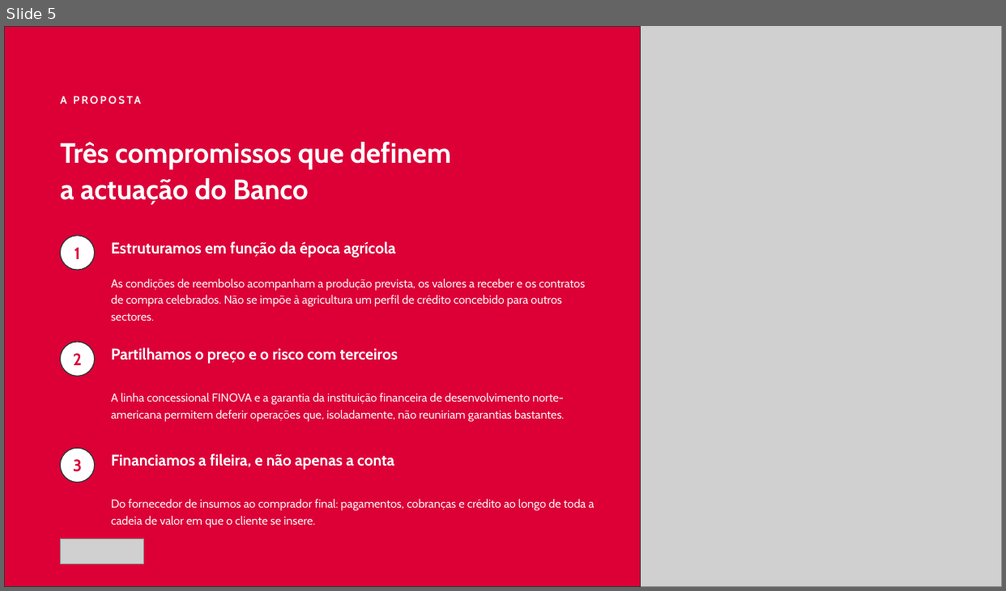
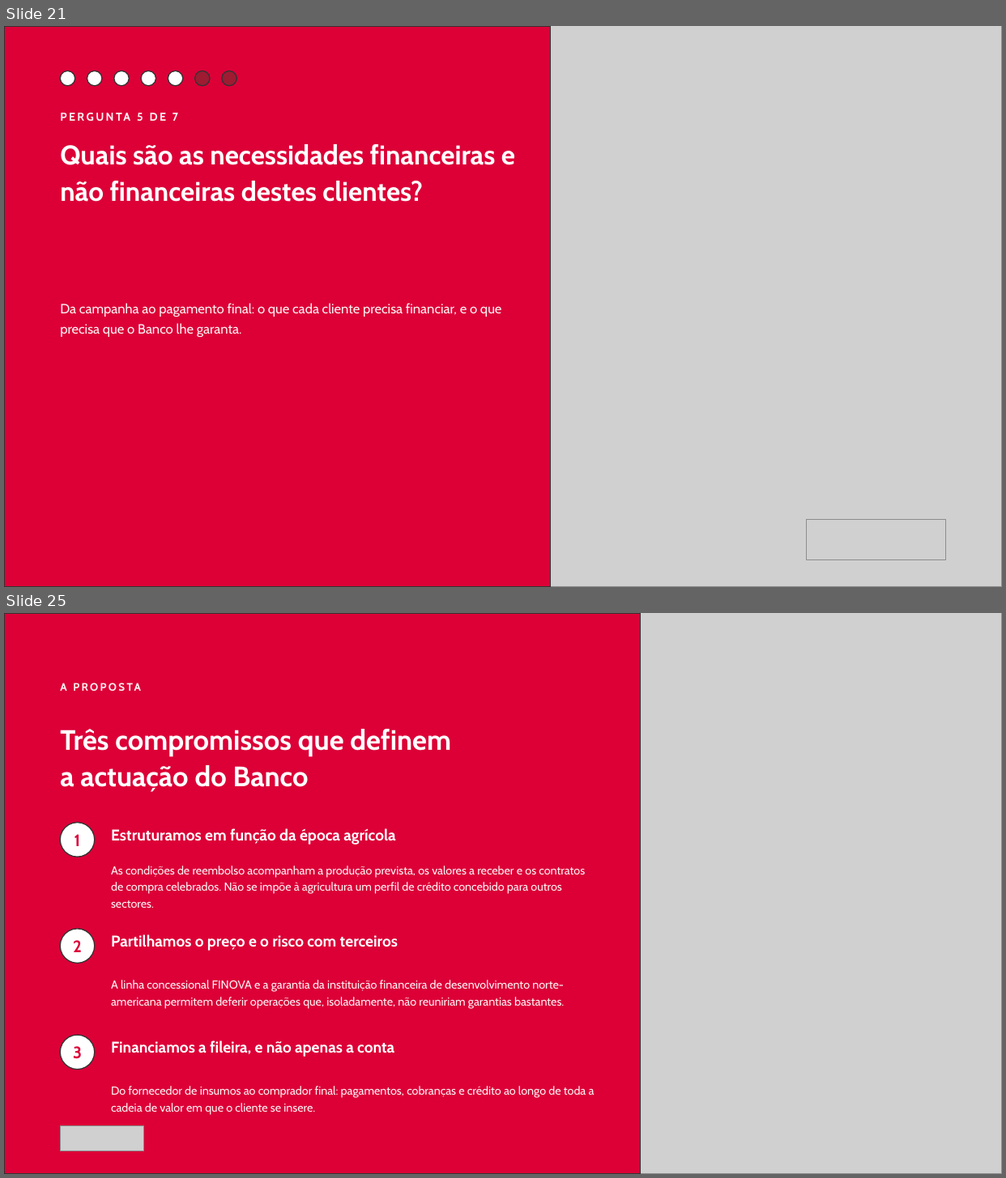
Before and after one commit to timoteomirolejr-hue/momo, a slide deck: cvp-agronegocios/CVP_Agronegocios_Absa_Mocambique_2026.pptx. Shown one above the other, each under a label of ours: slide 5 before the commit, slides 21 and 25 after it; the slides between them are not shown. The pictures are 1006x591 and 1006x1178 pixels, drawn with LibreOffice and Linux fonts; fonts in the diff are those of the drawing; grey boxes stand for pictures. Boxes give left, top, right and bottom in pixels: in the first picture for what was removed or moved away, otherwise in the second. Text is boxed around its words. In the diff, an @@ line names an element or a change of style, - is before the commit and + after.

```diff
--- a/cvp-agronegocios/CVP_Agronegocios_Absa_Mocambique_2026.pptx
+++ b/cvp-agronegocios/CVP_Agronegocios_Absa_Mocambique_2026.pptx
@@ slide 21 added at (4, 26, 1002, 587), background #DC0037 @@
@@ rectangle added at (4, 26, 551, 587), fill #DC0037, outline #333333 1 pt @@
@@ picture added at (498, 26, 1002, 587) @@
@@ ellipse added at (60, 71, 75, 86), fill #FFFFFF, outline #333333 1 pt @@
@@ ellipse added at (87, 71, 102, 86), fill #FFFFFF, outline #333333 1 pt @@
@@ ellipse added at (114, 71, 129, 86), fill #FFFFFF, outline #333333 1 pt @@
@@ ellipse added at (141, 71, 156, 86), fill #FFFFFF, outline #333333 1 pt @@
@@ ellipse added at (168, 71, 183, 86), fill #FFFFFF, outline #333333 1 pt @@
@@ ellipse added at (195, 71, 210, 86), fill #9E1B32, outline #333333 1 pt @@
@@ ellipse added at (222, 71, 236, 86), fill #9E1B32, outline #333333 1 pt @@
@@ text added at (137, 113, 178, 121), 11 pt, text #FFF1F3, bold @@
+PERGUNTA 5 DE 7
@@ text added at (60, 144, 515, 202), 26 pt, text #FFFFFF, bold @@
+Quais são as necessidades financeiras e não financeiras destes clientes?
@@ text added at (60, 303, 502, 337), 13 pt, text #FFF1F3 @@
+Da campanha ao pagamento final: o que cada cliente precisa financiar, e o que precisa que o Banco lhe garanta.
@@ picture added at (807, 520, 946, 561) @@
@@ what was slide 5 is now slide 25 @@
```
Also in this commit, not shown: 21 slides changed, 6 other slides added, 1 other file.
